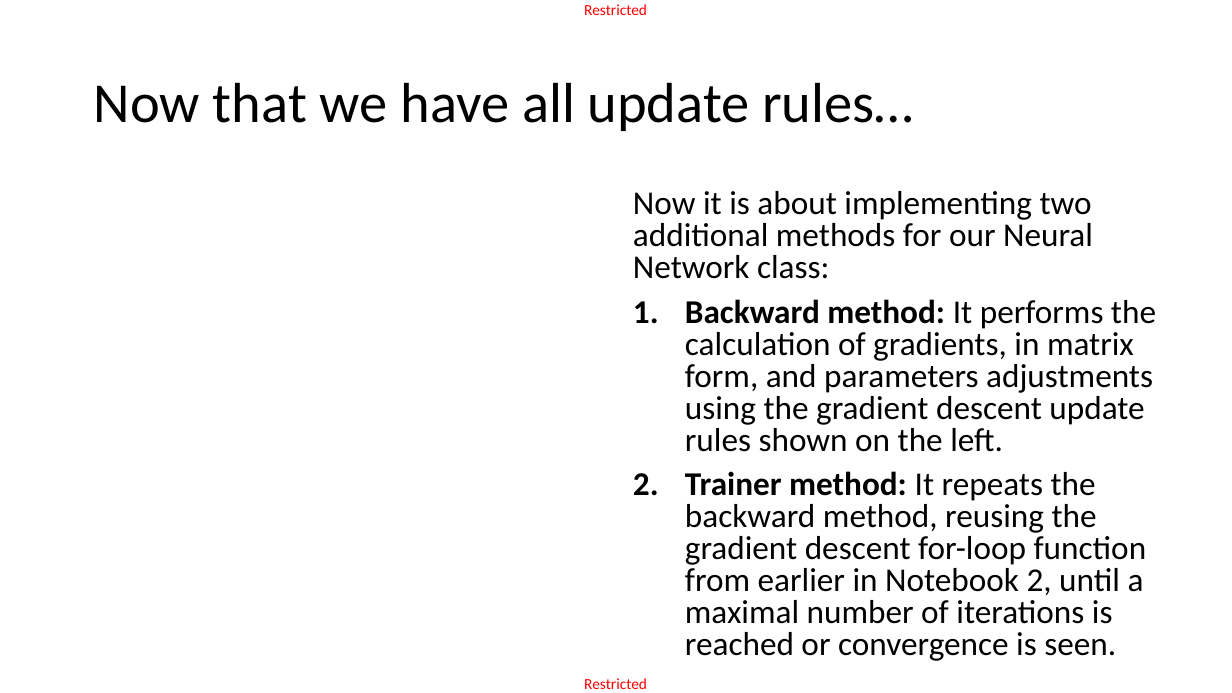
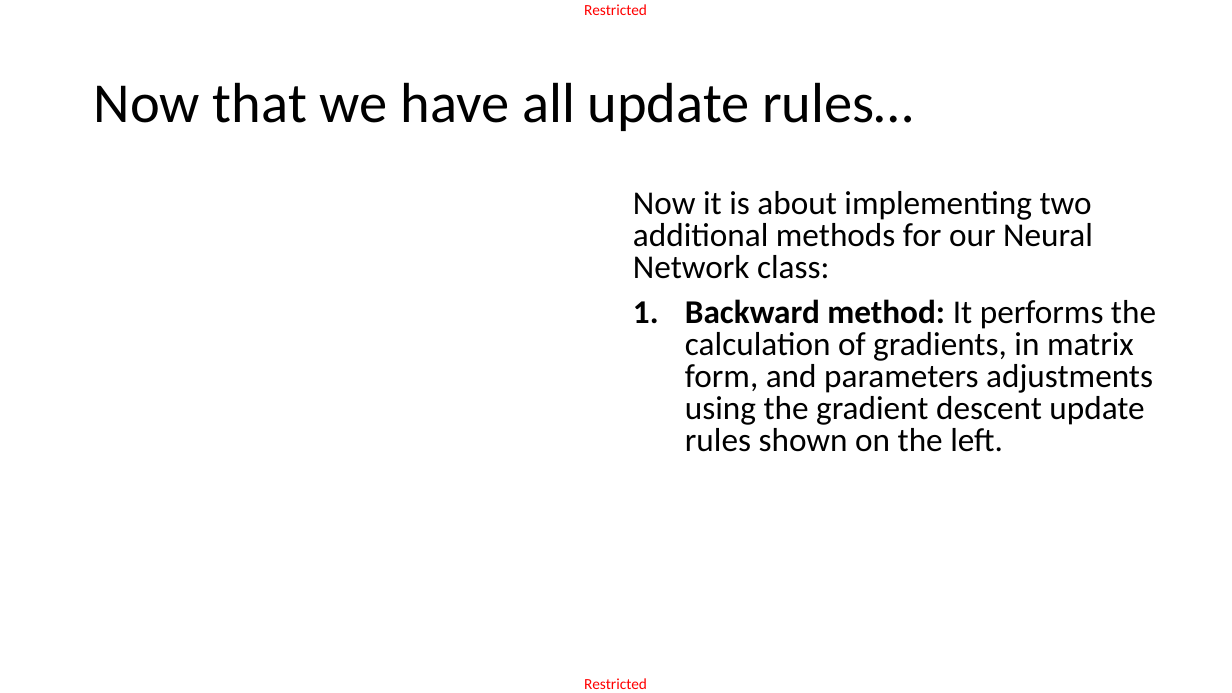
Before and after one commit to matthieudemari/SUTD_DL_50_039, a slide deck: slide 64 of W1/3. W1S3 final/W1S3.pptx. Drawn at 1232x693 pixels with LibreOffice and Linux fonts; fonts in the diff are those of the drawing; grey boxes stand for pictures. Boxes give left, top, right and bottom in pixels: in the first picture for what was removed or moved away, otherwise in the second. Text is boxed around its words. In the diff, an @@ line names an element or a change of style, - is before the commit and + after.

```diff
--- a/W1/3. W1S3 final/W1S3.pptx
+++ b/W1/3. W1S3 final/W1S3.pptx
@@ text at bbox=[685, 471, 1147, 661]: paragraph removed @@
-2. Trainer method: It repeats the backward method, reusing the gradient descent for-loop function from earlier in Notebook 2, until a maximal number of iterations is reached or convergence is seen.
```
Also in this commit, not shown: 2 other slides changed, 2 slides added, 1 slide removed, 1 other file.
